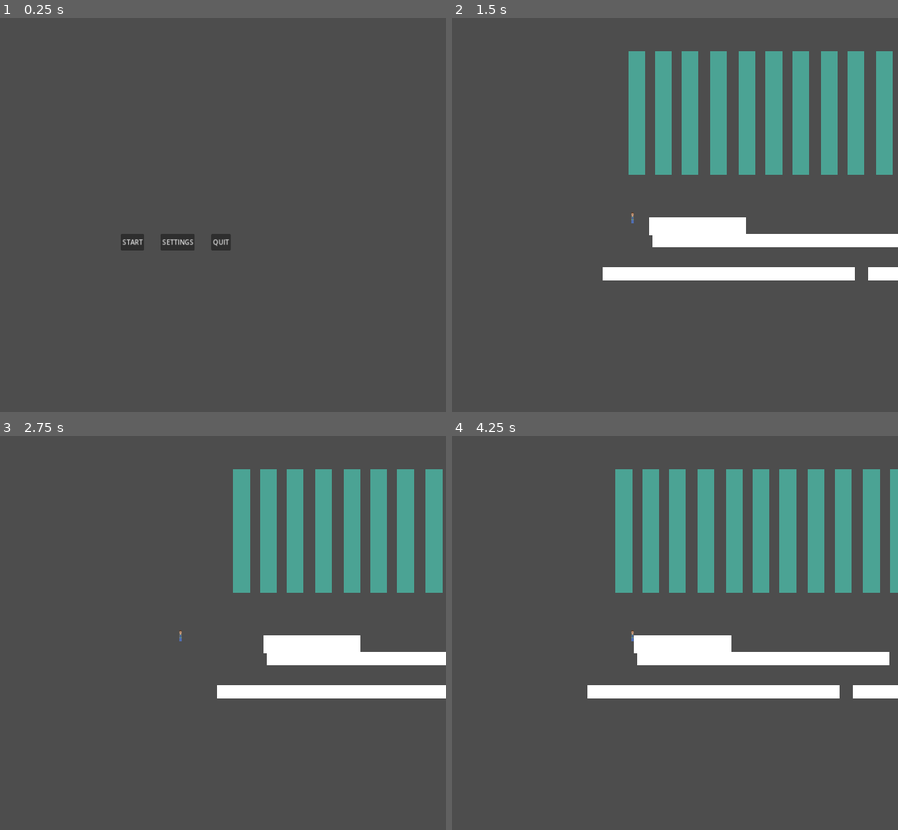
Above: before the commit, frames 1-4 (two rows, left to right).
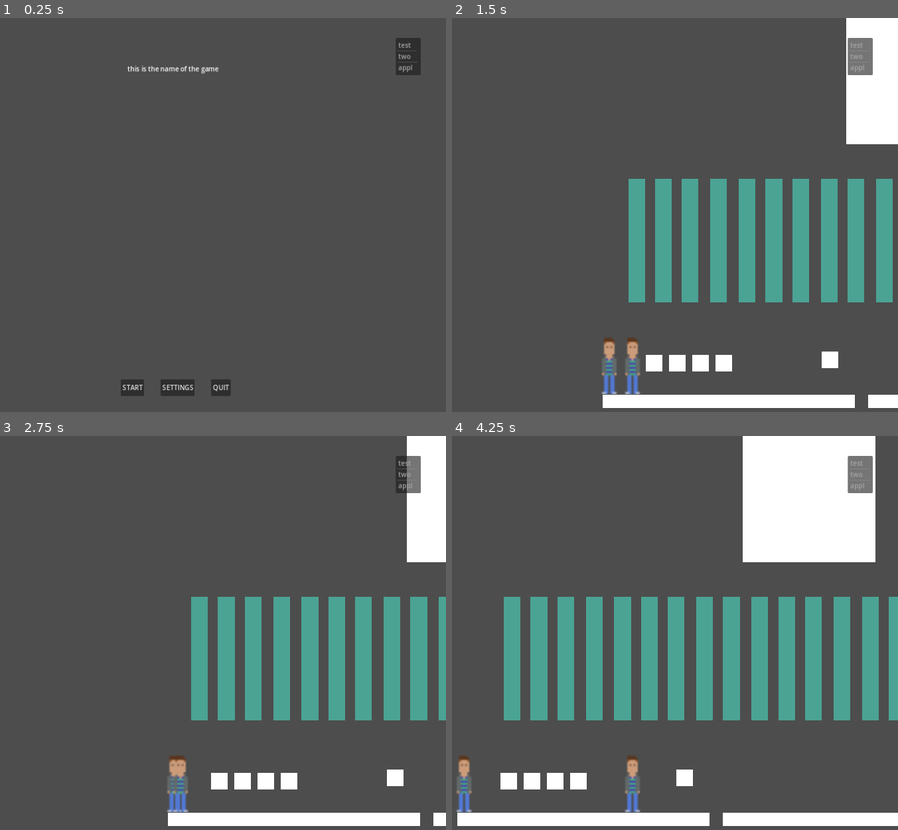
Above: after the commit, the same moments.

Repository: adamsocki/test_godot
Game: Godot game, scene res://game_manager.tscn
Same seed, same stepped clock (60 frames per second), same inputs: the game is played once before the commit and once after it.
Inputs (mouse positions are in pixels of both pictures, inside the frame that each line leads up to):
- Up to frame 1 (0.25 s): no input
- Up to frame 2 (1.5 s): click "START" at 0.5 s; tap Enter at 1.25 s; move the mouse to (750, 199) at 1.27 s; hold D (move_right) from 1.28 s (still down)
- Up to frame 3 (2.75 s): move the mouse to (75, 656) at 2.02 s; release D (move_right) at 2.03 s; hold Left (move_left) from 2.03 s (still down)
- Up to frame 4 (4.25 s): move the mouse to (683, 546) at 2.77 s; release Left (move_left) at 2.78 s; hold D (move_right) from 2.78 s (still down); move the mouse to (608, 715) at 3.52 s

The runs differ from the first frame. In frame 1, 1.9% of the frame differs, in the area x 27-95%, y 5-96%; in frame 2, 31%; in frame 3, 27%; in frame 4, 42%, in the area x 0-100%, y 0-99%.

Commit message:
z ordering

Diff:
--- /dev/null
+++ b/game1_2D/CameraManager.gd
@@ -0,0 +1,15 @@
+extends Node
+
+
+@export var camera_offset = Vector2(0, -350)
+var player
+
+func init_camera_manager():
+	player = get_node("../PlayerManager/Player")
+
+
+
+# Called every frame. 'delta' is the elapsed time since the previous frame.
+func update_camera_manager(delta):
+	$Camera.position = player.position
+	$Camera.position += camera_offset
--- /dev/null
+++ b/game1_2D/Camera_UI.gd
@@ -0,0 +1,15 @@
+extends Node2D
+
+var camera
+
+# Called when the node enters the scene tree for the first time.
+func init_camera_ui():
+	camera = get_node("../../CameraManager/Camera")
+
+
+# Called every frame. 'delta' is the elapsed time since the previous frame.
+func update_camera_ui(delta):
+	self.position = camera.position
+	var transform = get_canvas_transform()
+	self.position.x -= 640
+	self.position.y -= 480
--- a/game1_2D/game_manager.gd
+++ b/game1_2D/game_manager.gd
@@ -7,6 +7,8 @@
 
 	game_state = Constants.GameState.StartGame
 #	functions = Functions.new()
+	$CameraManager.init_camera_manager()
+	$UIManager.init_ui_manager()
 	$GameStateManager.init_game()
 	$LevelManager.init_level_manager()
 
@@ -15,8 +17,12 @@
 
 
 	$PlayerManager.update_player_manager(delta)
+	$CameraManager.update_camera_manager(delta)
+
 	$LevelManager.update_current_level(delta)
 
+
+	$UIManager.update_ui_manager(delta)
 
 
 
--- a/game1_2D/game_manager.tscn
+++ b/game1_2D/game_manager.tscn
@@ -6,13 +6,12 @@
 [ext_resource type="Script" path="res://LevelManager.gd" id="4_qhfwk"]
 [ext_resource type="Script" path="res://PlayerManager.gd" id="5_64fn8"]
 [ext_resource type="PackedScene" uid="uid://b61lnl0uvhop" path="res://player.tscn" id="6_0nryj"]
+[ext_resource type="Script" path="res://CameraManager.gd" id="7_4wl1d"]
 
 [node name="GameManager" type="Node"]
 script = ExtResource("1_g3r8g")
 
 [node name="GameStateManager" parent="." instance=ExtResource("3_j07h3")]
-
-[node name="UIManager" parent="." instance=ExtResource("1_ibcoc")]
 
 [node name="LevelManager" type="Node" parent="."]
 script = ExtResource("4_qhfwk")
@@ -21,3 +20,10 @@
 script = ExtResource("5_64fn8")
 
 [node name="Player" parent="PlayerManager" instance=ExtResource("6_0nryj")]
+
+[node name="UIManager" parent="." instance=ExtResource("1_ibcoc")]
+
+[node name="CameraManager" type="Node" parent="."]
+script = ExtResource("7_4wl1d")
+
+[node name="Camera" type="Camera2D" parent="CameraManager"]
--- a/game1_2D/levels/level_1.gd
+++ b/game1_2D/levels/level_1.gd
@@ -1,6 +1,7 @@
 extends Node2D
 
 var player
+
 
 var functions = Functions.new()
 
@@ -13,15 +14,10 @@
 
 
 func update_level(delta):
-
-
-
-
 	if player.velocity.x > 0.0 && player.to_move:
 		$Paralax_set_1.position.x += functions.paralax_mover(1) * delta
 		$Paralax_set_2.position.x += functions.paralax_mover(2) * delta
 
-
 	elif player.velocity.x < 0.0 && player.to_move:
 		$Paralax_set_1.position.x -= functions.paralax_mover(1) * delta
 		$Paralax_set_2.position.x -= functions.paralax_mover(2) * delta
--- a/game1_2D/levels/level_1.tscn
+++ b/game1_2D/levels/level_1.tscn
@@ -1,15 +1,15 @@
-[gd_scene load_steps=3 format=3 uid="uid://dd1x5rds8v7ws"]
+[gd_scene load_steps=4 format=3 uid="uid://dd1x5rds8v7ws"]
 
 [ext_resource type="Script" path="res://levels/level_1.gd" id="1_o4g7v"]
-[ext_resource type="PackedScene" uid="uid://0v6oepbh5ja0" path="res://wall.tscn" id="2_l6414"]
+[ext_resource type="PackedScene" uid="uid://cpgpbqlbe10c8" path="res://wall.tscn" id="2_l6414"]
+[ext_resource type="Texture2D" uid="uid://pcmlj6qt40dk" path="res://character/man_idle1.png" id="3_grcw3"]
 
 [node name="Level1" type="Node2D"]
 position = Vector2(-96, -64)
 script = ExtResource("1_o4g7v")
 
 [node name="Wall" parent="." instance=ExtResource("2_l6414")]
-position = Vector2(272, 400)
-scale = Vector2(5.85956, 1.07338)
+position = Vector2(688, 416)
 
 [node name="Paralax_set_1" type="Node2D" parent="."]
 scale = Vector2(4.03347, 7.44032)
@@ -303,15 +303,39 @@
 [node name="Node2D" type="Node2D" parent="."]
 position = Vector2(-56, 0)
 
-[node name="ColorRect3" type="ColorRect" parent="Node2D"]
-offset_left = 336.0
-offset_top = 440.0
-offset_right = 944.0
-offset_bottom = 472.0
-
 [node name="StaticBody2D" type="StaticBody2D" parent="Node2D"]
 position = Vector2(336, 440)
 disable_mode = 1
 
 [node name="Start" type="Node2D" parent="."]
-position = Vector2(176, 400)
+position = Vector2(176, 443)
+scale = Vector2(5, 5)
+
+[node name="Sprite2D" type="Sprite2D" parent="Start"]
+texture = ExtResource("3_grcw3")
+
+[node name="ColorRect3" type="ColorRect" parent="."]
+z_index = 3
+offset_left = 264.0
+offset_top = 424.0
+offset_right = 304.0
+offset_bottom = 464.0
+
+[node name="ColorRect4" type="ColorRect" parent="."]
+offset_left = 320.0
+offset_top = 424.0
+offset_right = 360.0
+offset_bottom = 464.0
+
+[node name="ColorRect5" type="ColorRect" parent="."]
+z_index = 3
+offset_left = 376.0
+offset_top = 424.0
+offset_right = 416.0
+offset_bottom = 464.0
+
+[node name="ColorRect6" type="ColorRect" parent="."]
+offset_left = 432.0
+offset_top = 424.0
+offset_right = 472.0
+offset_bottom = 464.0
--- a/game1_2D/player.gd
+++ b/game1_2D/player.gd
@@ -33,7 +33,6 @@
 
 	if velocity.length() > 0:
 		velocity = velocity.normalized() * speed
-		#to_move = move_and_collide(velocity * delta)
 		var collission = move_and_collide(velocity * delta)
 		to_move = collission == null
 		if to_move:
@@ -45,7 +44,6 @@
 		to_move = false
 		player_state = Constants.PlayerState.idle
 		player_moving = false
-
 
 	if to_move:
 		position += velocity * delta
--- a/game1_2D/player.tscn
+++ b/game1_2D/player.tscn
@@ -7,14 +7,13 @@
 size = Vector2(7.8, 27.5)
 
 [node name="Player" type="CharacterBody2D"]
+collision_mask = 2
 script = ExtResource("1_olmpa")
 
-[node name="Camera" type="Camera2D" parent="."]
-
 [node name="Sprite2D" type="Sprite2D" parent="."]
+scale = Vector2(5, 5)
 texture = ExtResource("2_552pj")
 
 [node name="CollisionShape2D" type="CollisionShape2D" parent="."]
+scale = Vector2(5, 5)
 shape = SubResource("RectangleShape2D_0eb76")
-
-[node name="CharacterBody2D" type="CharacterBody2D" parent="."]
--- a/game1_2D/project.godot
+++ b/game1_2D/project.godot
@@ -19,7 +19,6 @@
 
 window/size/viewport_width=1280
 window/size/viewport_height=960
-window/size/mode=3
 window/stretch/mode="canvas_items"
 
 [input]
--- a/game1_2D/ui_manager.gd
+++ b/game1_2D/ui_manager.gd
@@ -18,6 +18,15 @@
 var transition_screen_type_1
 
 var level_manager
+
+func init_ui_manager():
+	$Camera_UI.init_camera_ui()
+
+
+func update_ui_manager(delta):
+	set_cursor_position()
+	$Camera_UI.update_camera_ui(delta)
+
 
 func init_all_levels():
 	quit_game_button = $HBoxContainer/QuitGameButton
@@ -60,23 +69,19 @@
 				new_alpha -= delta * 0.8 # Increase alpha for fade out
 			new_alpha = clamp(new_alpha, 0, 1)
 			transition_screen_type_1.color = Color(0, 0, 0, new_alpha)
-
 			if (fade_in):
 				if (new_alpha >= 1):
 					return true
 			else:
 				if (new_alpha <= 0):
 					return true
-
 		Constants.TransitionType.from_level:
 			pass
 
 
 func update_ui_start(delta):
-
 	if transition_state == Constants.TransitionType.from_start:
 		var transition_complete = transition_ui_fade(delta)
-
 		if transition_complete:
 #			get_parent().game_state = Constants.GameState.Playing
 			level_manager.next_level()
@@ -84,11 +89,12 @@
 
 
 
-func update_ui_manager():
-	set_cursor_position()
+
+
 
 func set_cursor_position():
-	$Cursor.position = get_viewport().get_mouse_position()
+	pass
+	#$Cursor.position = get_viewport().get_mouse_position()
 
 
 func update_ui_level(delta):
--- a/game1_2D/ui_manager.tscn
+++ b/game1_2D/ui_manager.tscn
@@ -1,8 +1,32 @@
-[gd_scene load_steps=2 format=3 uid="uid://d3j71gqcavu5m"]
+[gd_scene load_steps=3 format=3 uid="uid://d3j71gqcavu5m"]
 
 [ext_resource type="Script" path="res://ui_manager.gd" id="1_m0iu7"]
+[ext_resource type="Script" path="res://Camera_UI.gd" id="2_rw8hy"]
 
 [node name="UIManager" type="Node"]
 script = ExtResource("1_m0iu7")
 
-[node name="Cursor" type="Node2D" parent="."]
+[node name="Camera_UI" type="Node2D" parent="."]
+script = ExtResource("2_rw8hy")
+
+[node name="Cursor" type="Node2D" parent="Camera_UI"]
+
+[node name="CheckBox" type="CheckBox" parent="Camera_UI"]
+offset_left = -437.0
+offset_top = -538.0
+offset_right = -413.0
+offset_bottom = -514.0
+scale = Vector2(10, 10)
+
+[node name="ItemList" type="ItemList" parent="Camera_UI"]
+offset_left = 1159.0
+offset_top = 48.0
+offset_right = 1219.0
+offset_bottom = 138.0
+item_count = 3
+max_columns = 3
+item_0/text = "test"
+item_1/text = "two"
+item_2/text = "apple"
+
+[node name="CanvasGroup" type="CanvasGroup" parent="Camera_UI"]
--- /dev/null
+++ b/game1_2D/wall.gd
@@ -0,0 +1,26 @@
+extends Node2D
+
+
+
+@export var door = false
+var root_node
+# Called when the node enters the scene tree for the first time.
+func _ready():
+	pass # Replace with function body.
+
+
+# Called every frame. 'delta' is the elapsed time since the previous frame.
+func _process(delta):
+	if door:
+		pass
+
+
+
+func _on_area_2d_body_entered(body):
+	root_node = get_node("../../../UIManager/Camera_UI/CheckBox")
+	root_node.show()
+
+
+func _on_area_2d_body_exited(body):
+	root_node = get_node("../../../UIManager/Camera_UI/CheckBox")
+	root_node.hide()
--- a/game1_2D/wall.tscn
+++ b/game1_2D/wall.tscn
@@ -1,16 +1,32 @@
-[gd_scene load_steps=2 format=3 uid="uid://0v6oepbh5ja0"]
+[gd_scene load_steps=4 format=3 uid="uid://cpgpbqlbe10c8"]
 
-[sub_resource type="RectangleShape2D" id="RectangleShape2D_x7ib3"]
+[ext_resource type="Script" path="res://wall.gd" id="1_2x1r5"]
+
+[sub_resource type="RectangleShape2D" id="RectangleShape2D_p5els"]
 size = Vector2(40, 40)
 
-[node name="Wall" type="Node2D"]
+[sub_resource type="RectangleShape2D" id="RectangleShape2D_lbooa"]
 
-[node name="StaticBody2D" type="StaticBody2D" parent="."]
+[node name="Wall" type="StaticBody2D"]
+collision_layer = 2
+script = ExtResource("1_2x1r5")
 
-[node name="ColorRect" type="ColorRect" parent="StaticBody2D"]
+[node name="CollisionShape2D" type="CollisionShape2D" parent="."]
+position = Vector2(20, 20)
+shape = SubResource("RectangleShape2D_p5els")
+
+[node name="ColorRect" type="ColorRect" parent="."]
 offset_right = 40.0
 offset_bottom = 40.0
 
-[node name="CollisionShape2D" type="CollisionShape2D" parent="StaticBody2D"]
-position = Vector2(20, 20)
-shape = SubResource("RectangleShape2D_x7ib3")
+[node name="Area2D" type="Area2D" parent="."]
+collision_layer = 2
+
+[node name="CollisionShape2D2" type="CollisionShape2D" parent="Area2D"]
+position = Vector2(-12, 23)
+shape = SubResource("RectangleShape2D_lbooa")
+
+[connection signal="area_entered" from="Area2D" to="." method="_on_area_2d_area_entered"]
+[connection signal="area_exited" from="Area2D" to="." method="_on_area_2d_area_exited"]
+[connection signal="body_entered" from="Area2D" to="." method="_on_area_2d_body_entered"]
+[connection signal="body_exited" from="Area2D" to="." method="_on_area_2d_body_exited"]
Not shown: 1 places in game1_2D/game_manager.tscn that only renumber resources
